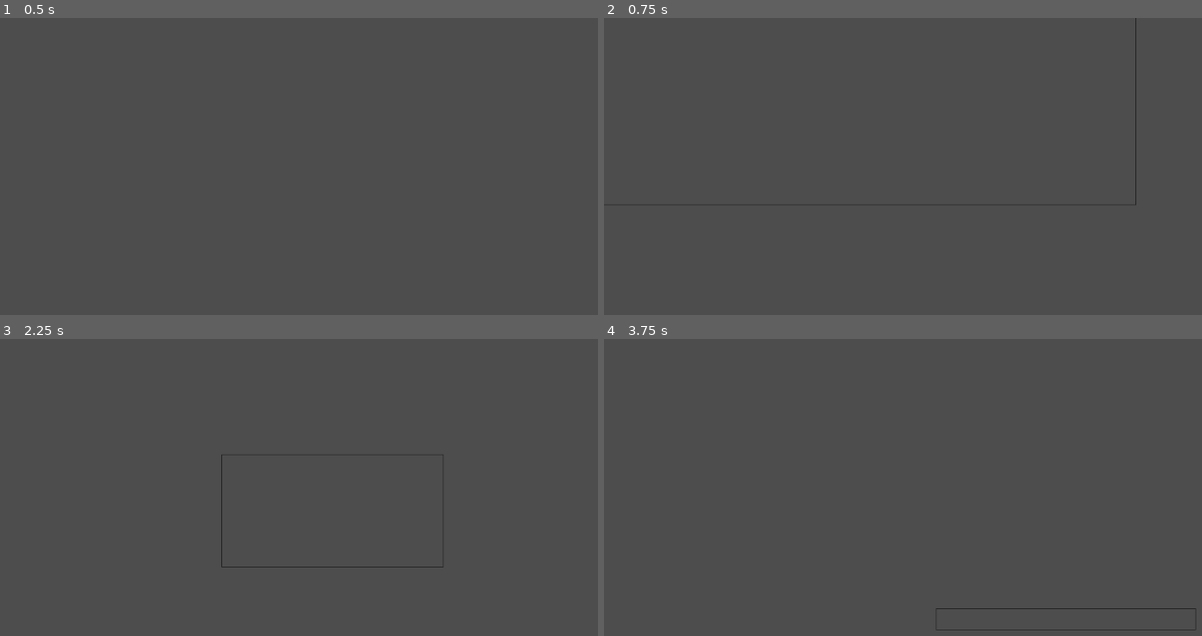
Above: before the commit, frames 1-4 (two rows, left to right).
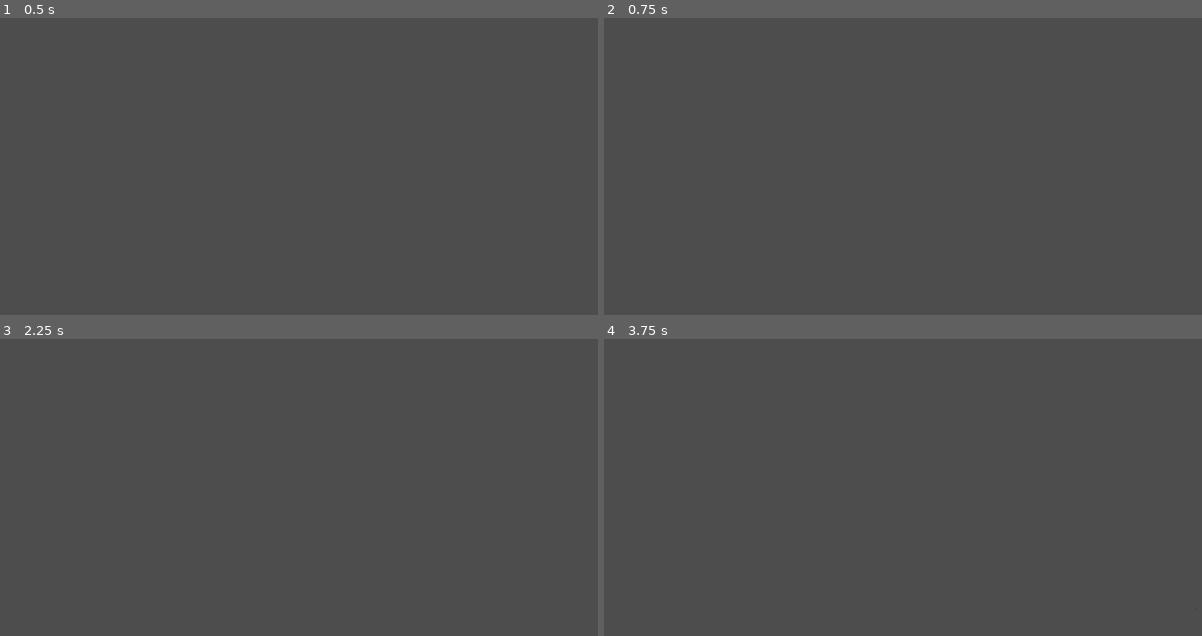
Above: after the commit, the same moments.

Repository: SpaceGeeses/soon-tm
Game: Godot game, scene res://Zones/CrashTest/CrashTest.tscn
Two runs of this game, one before a commit and one after it. Both use one fixed random seed, a clock stepped at 60 frames per second and the inputs below. Before the commit the project starts from res://Entities/Selection/Selection.tscn.
Inputs (mouse positions are in pixels of both pictures, inside the frame that each line leads up to):
- Up to frame 1 (0.5 s): no input
- Up to frame 2 (0.75 s): tap Enter at 0.5 s; move the mouse to (1136, 205) at 0.52 s; press the mouse at (1136, 205) at 0.53 s
- Up to frame 3 (2.25 s): right-click (532, 526) at 0.8 s; tap Space at 1.25 s; move the mouse to (221, 567) at 1.27 s; release the mouse at (221, 567) at 1.28 s; right-click (221, 567) at 1.35 s; click (221, 567) at 1.55 s; tap Enter at 2 s; move the mouse to (442, 454) at 2.02 s; press the mouse at (442, 454) at 2.03 s
- Up to frame 4 (3.75 s): right-click (1046, 454) at 2.3 s; tap Space at 2.75 s; move the mouse to (938, 630) at 2.77 s; release the mouse at (938, 630) at 2.78 s; right-click (938, 630) at 2.85 s; click (938, 630) at 3.05 s; tap Enter at 3.5 s; move the mouse to (1196, 609) at 3.52 s; press the mouse at (1196, 609) at 3.53 s

Frame 1 is identical in both runs. In frame 2, 0.1% of the frame differs, in the area x 88-90%, y 0-63%; in frame 3, 0.2%; in frame 4, 0.3%, in the area x 55-99%, y 90-99%.

Commit message:
add selection event handler to player script

Diff:
--- a/Entities/Selection/Selection.tscn
+++ b/Entities/Selection/Selection.tscn
@@ -1,6 +1,6 @@
 [gd_scene load_steps=2 format=3 uid="uid://bg1vgbqx8467n"]
 
-[ext_resource type="Script" path="res://Entities/Selection/selection.gd" id="1_cl8dn"]
+[ext_resource type="Script" path="res://Entities/Selection/Selection.gd" id="1_cl8dn"]
 
 [node name="Selection" type="Node2D"]
 script = ExtResource("1_cl8dn")
--- a/Entities/Selection/selection.gd
+++ b/Entities/Selection/selection.gd
@@ -8,6 +8,7 @@
 func _input(event: InputEvent) -> void:
 	if event.is_action_pressed("lmb"):
 		if !start_drawing:
+			current_position = get_global_mouse_position()
 			start_position = get_global_mouse_position()
 			start_drawing = true
 	if start_drawing and event is InputEventMouseMotion:
@@ -15,11 +16,11 @@
 
 	if event.is_action_released("lmb"):
 		start_drawing = false
+		EventBus.selection_created.emit(start_position, current_position)
 	queue_redraw()
 
 
 func _draw() -> void:
-	print("Drawing selection rect at: ", start_position, " to ", current_position)
 	if start_drawing:
 		draw_rect(
 			Rect2(start_position, current_position - start_position), Color(0, 0, 0, 0.6), false, 1
--- a/Entities/Unit/Player/Player.gd
+++ b/Entities/Unit/Player/Player.gd
@@ -4,15 +4,16 @@
 
 var target_position = Vector2()
 var arrive_radius = 1
+var selected = false
 
 
 func _ready():
+	EventBus.selection_created.connect(on_selection_created)
 	target_position = position
 
 
 func _input(event: InputEvent) -> void:
-	if event.is_action_pressed("rmb"):
-		print(sprite.texture.size)
+	if event.is_action_pressed("rmb") and selected:
 		target_position = get_global_mouse_position()
 
 
@@ -26,3 +27,12 @@
 		velocity = direction * max_speed
 
 	move_and_slide()
+
+
+func on_selection_created(start_position: Vector2, end_position: Vector2) -> void:
+	selected = false
+	modulate = Color(1, 1, 1)
+	var selection_rect = Rect2(start_position, end_position - start_position).abs()
+	if selection_rect.has_point(global_position):
+		selected = true
+		modulate = Color(1, 1, 0.5)
--- a/Entities/Unit/Player/Player.tscn
+++ b/Entities/Unit/Player/Player.tscn
@@ -2,17 +2,18 @@
 
 [ext_resource type="Script" path="res://Entities/Unit/Player/Player.gd" id="1_1jl2n"]
 
-[sub_resource type="CircleShape2D" id="CircleShape2D_jpnxp"]
-
-[sub_resource type="PlaceholderTexture2D" id="PlaceholderTexture2D_ixrvf"]
+[sub_resource type="PlaceholderTexture2D" id="PlaceholderTexture2D_4kiai"]
 size = Vector2(64, 64)
 
-[node name="Player" type="CharacterBody2D"]
+[sub_resource type="CircleShape2D" id="CircleShape2D_jpnxp"]
+radius = 32.38
+
+[node name="Player" type="CharacterBody2D" groups=["selectable"]]
 script = ExtResource("1_1jl2n")
+
+[node name="Sprite2D" type="Sprite2D" parent="."]
+visible = false
+texture = SubResource("PlaceholderTexture2D_4kiai")
 
 [node name="CollisionShape2D" type="CollisionShape2D" parent="."]
 shape = SubResource("CircleShape2D_jpnxp")
-
-[node name="Sprite2D" type="Sprite2D" parent="."]
-visible = false
-texture = SubResource("PlaceholderTexture2D_ixrvf")
--- /dev/null
+++ b/Utilities/Autoload/EventBus.gd
@@ -0,0 +1,3 @@
+extends Node
+
+signal selection_created(start_position: Vector2, end_position: Vector2)
--- /dev/null
+++ b/Utilities/Autoload/EventBus.tscn
@@ -0,0 +1,6 @@
+[gd_scene load_steps=2 format=3 uid="uid://b22iiqb8umidj"]
+
+[ext_resource type="Script" path="res://Utilities/Autoload/EventBus.gd" id="1_ox2lf"]
+
+[node name="EventBus" type="Node"]
+script = ExtResource("1_ox2lf")
--- a/Zones/CrashTest/CrashTest.tscn
+++ b/Zones/CrashTest/CrashTest.tscn
@@ -1,7 +1,13 @@
-[gd_scene load_steps=2 format=3 uid="uid://dehffd0c7baet"]
+[gd_scene load_steps=3 format=3 uid="uid://dehffd0c7baet"]
 
 [ext_resource type="PackedScene" uid="uid://besuw3mv1vnxk" path="res://Entities/Unit/Player/Player.tscn" id="1_qoiun"]
+[ext_resource type="PackedScene" uid="uid://bg1vgbqx8467n" path="res://Entities/Selection/Selection.tscn" id="2_4ysge"]
 
 [node name="CrashTest" type="Node"]
 
 [node name="Player" parent="." instance=ExtResource("1_qoiun")]
+position = Vector2(108, 77)
+
+[node name="Selection" parent="." instance=ExtResource("2_4ysge")]
+
+[node name="Player2" parent="." instance=ExtResource("1_qoiun")]
--- a/project.godot
+++ b/project.godot
@@ -11,9 +11,13 @@
 [application]
 
 config/name="Soon TM"
-run/main_scene="res://Entities/Selection/Selection.tscn"
+run/main_scene="res://Zones/CrashTest/CrashTest.tscn"
 config/features=PackedStringArray("4.3", "Forward Plus")
 config/icon="res://icon.svg"
+
+[autoload]
+
+EventBus="*res://Utilities/Autoload/EventBus.tscn"
 
 [input]
 
